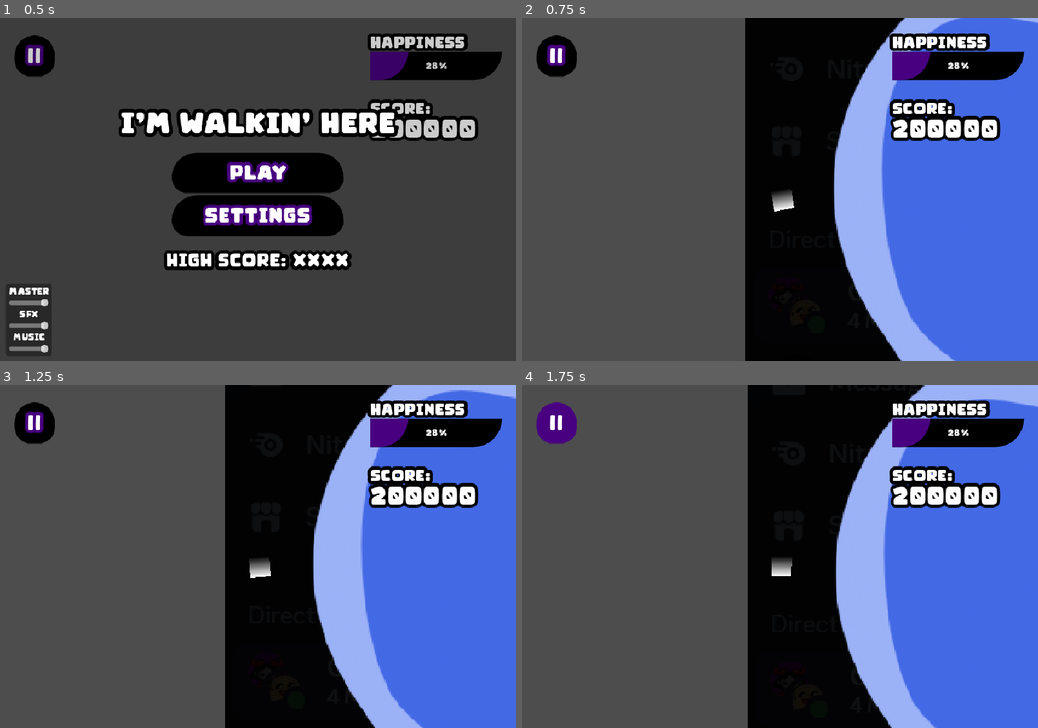
Above: before the commit, frames 1-4 (two rows, left to right).
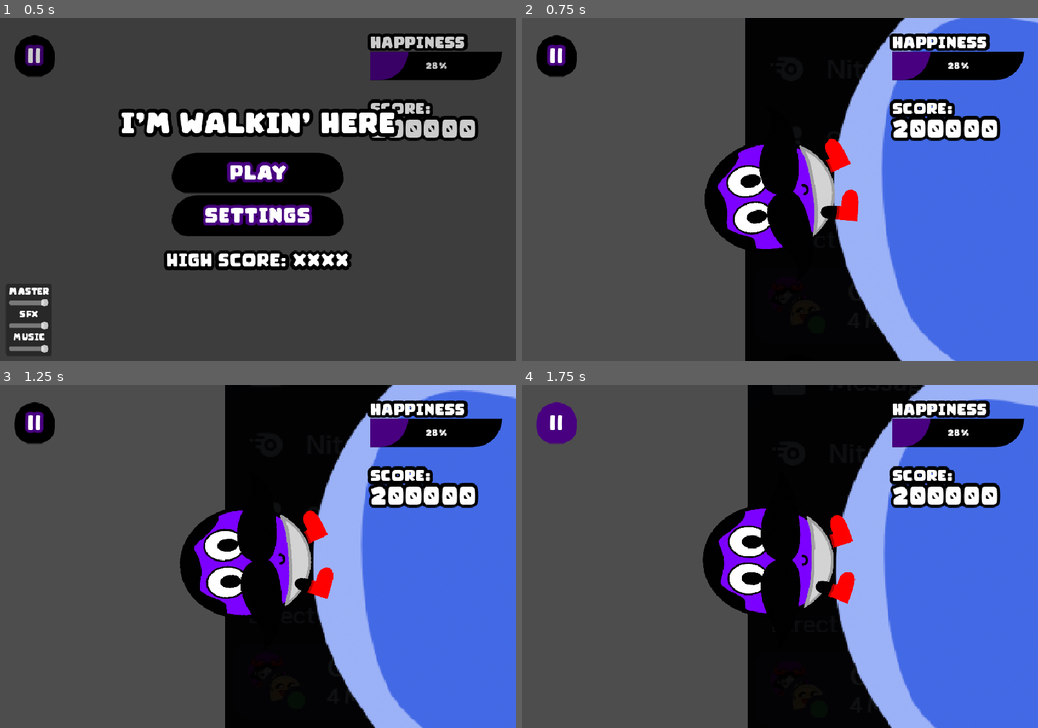
Above: after the commit, the same moments.

Repository: HyperGameDev/im-walking-here
Game: Godot game, scene res://scenes/main_scene.tscn
The game is run twice, just before and just after one commit, with the same random seed, the same clock (stepped at 60 frames per second) and the same inputs.
Inputs:
- Up to frame 1 (0.5 s): no input
- Up to frame 2 (0.75 s): click "PLAY" at 0.5 s
- Up to frame 3 (1.25 s): no input
- Up to frame 4 (1.75 s): click "||" at 1.25 s

Frame 1 is identical in both runs. In frame 2, 4.7% of the frame differs, in the area x 35-66%, y 35-68%; in frame 3, 4.8%, in the area x 34-65%, y 36-68%; in frame 4, 4.8%.

Commit message:
menu state correctly calls to game functions

Diff:
--- /dev/null
+++ b/assets/animated_sprite_sheets/bird.tscn
@@ -0,0 +1,118 @@
+[gd_scene load_steps=28 format=3 uid="uid://by7am8a6v1s1x"]
+
+[ext_resource type="Texture2D" uid="uid://0cew44xxxa1c" path="res://assets/2dart/bird/laughing_bird0001.png" id="1_jydl4"]
+[ext_resource type="Texture2D" uid="uid://dy2kjgvdhcb8k" path="res://assets/2dart/bird/laughing_bird0004.png" id="2_udaa1"]
+[ext_resource type="Texture2D" uid="uid://bhph3bbndgovj" path="res://assets/2dart/bird/laughing_bird0007.png" id="3_fn5fa"]
+[ext_resource type="Texture2D" uid="uid://drhwcydwnt0kf" path="res://assets/2dart/bird/laughing_bird0010.png" id="4_gucf0"]
+[ext_resource type="Texture2D" uid="uid://xi2dixc2e5uv" path="res://assets/2dart/bird/laughing_bird0013.png" id="5_26rp1"]
+[ext_resource type="Texture2D" uid="uid://bj3g26ewjutta" path="res://assets/2dart/bird/laughing_bird0016.png" id="6_2rdl3"]
+[ext_resource type="Texture2D" uid="uid://dm0ubi5sl4qbx" path="res://assets/2dart/bird/laughing_bird0019.png" id="7_y38ai"]
+[ext_resource type="Texture2D" uid="uid://qivi8r34iifg" path="res://assets/2dart/bird/laughing_bird0022.png" id="8_vqsib"]
+[ext_resource type="Texture2D" uid="uid://dlku8cws1dped" path="res://assets/2dart/bird/laughing_bird0025.png" id="9_alndj"]
+[ext_resource type="Texture2D" uid="uid://c4axjrnn2rind" path="res://assets/2dart/bird/laughing_bird0028.png" id="10_cpsux"]
+[ext_resource type="Texture2D" uid="uid://dm8txfa1rwc66" path="res://assets/2dart/bird/laughing_bird0031.png" id="11_7n7a2"]
+[ext_resource type="Texture2D" uid="uid://dr4wwd65qk28w" path="res://assets/2dart/bird/laughing_bird0034.png" id="12_yr8k7"]
+[ext_resource type="Texture2D" uid="uid://skpctvnnyg2t" path="res://assets/2dart/bird/laughing_bird0037.png" id="13_k171x"]
+
+[sub_resource type="AtlasTexture" id="AtlasTexture_iao0y"]
+atlas = ExtResource("1_jydl4")
+region = Rect2(0, 0, 436, 486)
+
+[sub_resource type="AtlasTexture" id="AtlasTexture_rr8su"]
+atlas = ExtResource("2_udaa1")
+region = Rect2(0, 0, 436, 486)
+
+[sub_resource type="AtlasTexture" id="AtlasTexture_31c2x"]
+atlas = ExtResource("3_fn5fa")
+region = Rect2(0, 0, 436, 486)
+
+[sub_resource type="AtlasTexture" id="AtlasTexture_tahpr"]
+atlas = ExtResource("4_gucf0")
+region = Rect2(0, 0, 436, 486)
+
+[sub_resource type="AtlasTexture" id="AtlasTexture_45hu6"]
+atlas = ExtResource("5_26rp1")
+region = Rect2(0, 0, 436, 486)
+
+[sub_resource type="AtlasTexture" id="AtlasTexture_iu0ly"]
+atlas = ExtResource("6_2rdl3")
+region = Rect2(0, 0, 436, 486)
+
+[sub_resource type="AtlasTexture" id="AtlasTexture_v82qn"]
+atlas = ExtResource("7_y38ai")
+region = Rect2(0, 0, 436, 486)
+
+[sub_resource type="AtlasTexture" id="AtlasTexture_i4qey"]
+atlas = ExtResource("8_vqsib")
+region = Rect2(0, 0, 436, 486)
+
+[sub_resource type="AtlasTexture" id="AtlasTexture_tvlaj"]
+atlas = ExtResource("9_alndj")
+region = Rect2(0, 0, 436, 486)
+
+[sub_resource type="AtlasTexture" id="AtlasTexture_4prj6"]
+atlas = ExtResource("10_cpsux")
+region = Rect2(0, 0, 436, 486)
+
+[sub_resource type="AtlasTexture" id="AtlasTexture_qxq6i"]
+atlas = ExtResource("11_7n7a2")
+region = Rect2(0, 0, 436, 486)
+
+[sub_resource type="AtlasTexture" id="AtlasTexture_ox3g6"]
+atlas = ExtResource("12_yr8k7")
+region = Rect2(0, 0, 436, 486)
+
+[sub_resource type="AtlasTexture" id="AtlasTexture_7k6va"]
+atlas = ExtResource("13_k171x")
+region = Rect2(0, 0, 436, 486)
+
+[sub_resource type="SpriteFrames" id="SpriteFrames_ydy1l"]
+animations = [{
+"frames": [{
+"duration": 1.0,
+"texture": SubResource("AtlasTexture_iao0y")
+}, {
+"duration": 1.0,
+"texture": SubResource("AtlasTexture_rr8su")
+}, {
+"duration": 1.0,
+"texture": SubResource("AtlasTexture_31c2x")
+}, {
+"duration": 1.0,
+"texture": SubResource("AtlasTexture_tahpr")
+}, {
+"duration": 1.0,
+"texture": SubResource("AtlasTexture_45hu6")
+}, {
+"duration": 1.0,
+"texture": SubResource("AtlasTexture_iu0ly")
+}, {
+"duration": 1.0,
+"texture": SubResource("AtlasTexture_v82qn")
+}, {
+"duration": 1.0,
+"texture": SubResource("AtlasTexture_i4qey")
+}, {
+"duration": 1.0,
+"texture": SubResource("AtlasTexture_tvlaj")
+}, {
+"duration": 1.0,
+"texture": SubResource("AtlasTexture_4prj6")
+}, {
+"duration": 1.0,
+"texture": SubResource("AtlasTexture_qxq6i")
+}, {
+"duration": 1.0,
+"texture": SubResource("AtlasTexture_ox3g6")
+}, {
+"duration": 1.0,
+"texture": SubResource("AtlasTexture_7k6va")
+}],
+"loop": true,
+"name": &"default",
+"speed": 15.0
+}]
+
+[node name="Bird" type="AnimatedSprite2D"]
+sprite_frames = SubResource("SpriteFrames_ydy1l")
+frame_progress = 0.774263
--- /dev/null
+++ b/assets/animated_sprite_sheets/lake.tscn
@@ -0,0 +1,106 @@
+[gd_scene load_steps=25 format=3 uid="uid://cmkmqncwn84vr"]
+
+[ext_resource type="Texture2D" uid="uid://bovxjxfyxdl2d" path="res://assets/2dart/Environment/lake/lake0001.png" id="1_a1rmm"]
+[ext_resource type="Texture2D" uid="uid://c0hjh4rooe30r" path="res://assets/2dart/Environment/lake/lake0004.png" id="2_id6mw"]
+[ext_resource type="Texture2D" uid="uid://bpr8v1hkfclgn" path="res://assets/2dart/Environment/lake/lake0007.png" id="3_qtvga"]
+[ext_resource type="Texture2D" uid="uid://453yvwotcf7t" path="res://assets/2dart/Environment/lake/lake0010.png" id="4_wqgao"]
+[ext_resource type="Texture2D" uid="uid://brs0vewec05hj" path="res://assets/2dart/Environment/lake/lake0013.png" id="5_s3j8j"]
+[ext_resource type="Texture2D" uid="uid://cxjpc7ei13owx" path="res://assets/2dart/Environment/lake/lake0016.png" id="6_q2hjq"]
+[ext_resource type="Texture2D" uid="uid://bia4fejqctiya" path="res://assets/2dart/Environment/lake/lake0019.png" id="7_mo4jb"]
+[ext_resource type="Texture2D" uid="uid://cyaxtrgxrtqr" path="res://assets/2dart/Environment/lake/lake0022.png" id="8_15jmy"]
+[ext_resource type="Texture2D" uid="uid://ct80vum18md4w" path="res://assets/2dart/Environment/lake/lake0025.png" id="9_ufk5a"]
+[ext_resource type="Texture2D" uid="uid://dgbkmbwpk5a63" path="res://assets/2dart/Environment/lake/lake0028.png" id="10_t6so3"]
+[ext_resource type="Texture2D" uid="uid://7pgixlilkoqm" path="res://assets/2dart/Environment/lake/lake0031.png" id="11_arv58"]
+[ext_resource type="Texture2D" uid="uid://dkty4nmxqpwcn" path="res://assets/2dart/Environment/lake/lake0034.png" id="12_42kbd"]
+[ext_resource type="Texture2D" uid="uid://d22nctbh7g5yn" path="res://assets/2dart/Environment/lake/lake0037.png" id="13_oms5y"]
+[ext_resource type="Texture2D" uid="uid://2ube7tdq3nb" path="res://assets/2dart/Environment/lake/lake0040.png" id="14_vnsbn"]
+[ext_resource type="Texture2D" uid="uid://bcjom4chojwes" path="res://assets/2dart/Environment/lake/lake0043.png" id="15_6h827"]
+[ext_resource type="Texture2D" uid="uid://c4prgdo6wahqx" path="res://assets/2dart/Environment/lake/lake0046.png" id="16_bym8i"]
+[ext_resource type="Texture2D" uid="uid://bdvinggutaiks" path="res://assets/2dart/Environment/lake/lake0049.png" id="17_b8dpw"]
+[ext_resource type="Texture2D" uid="uid://nghtc0jmtxik" path="res://assets/2dart/Environment/lake/lake0052.png" id="18_tgggh"]
+[ext_resource type="Texture2D" uid="uid://cek443gv2ncaq" path="res://assets/2dart/Environment/lake/lake0055.png" id="19_q2fty"]
+[ext_resource type="Texture2D" uid="uid://dyym3004joexw" path="res://assets/2dart/Environment/lake/lake0058.png" id="20_7n8gn"]
+[ext_resource type="Texture2D" uid="uid://btej0yhl5we07" path="res://assets/2dart/Environment/lake/lake0061.png" id="21_ar200"]
+[ext_resource type="Texture2D" uid="uid://ygbgskp10fdg" path="res://assets/2dart/Environment/lake/lake0064.png" id="22_cimk0"]
+[ext_resource type="Texture2D" uid="uid://c737vt7t34i85" path="res://assets/2dart/Environment/lake/lake0067.png" id="23_sf05e"]
+
+[sub_resource type="SpriteFrames" id="SpriteFrames_5n107"]
+animations = [{
+"frames": [{
+"duration": 1.0,
+"texture": ExtResource("1_a1rmm")
+}, {
+"duration": 1.0,
+"texture": ExtResource("2_id6mw")
+}, {
+"duration": 1.0,
+"texture": ExtResource("3_qtvga")
+}, {
+"duration": 1.0,
+"texture": ExtResource("4_wqgao")
+}, {
+"duration": 1.0,
+"texture": ExtResource("5_s3j8j")
+}, {
+"duration": 1.0,
+"texture": ExtResource("6_q2hjq")
+}, {
+"duration": 1.0,
+"texture": ExtResource("7_mo4jb")
+}, {
+"duration": 1.0,
+"texture": ExtResource("8_15jmy")
+}, {
+"duration": 1.0,
+"texture": ExtResource("9_ufk5a")
+}, {
+"duration": 1.0,
+"texture": ExtResource("10_t6so3")
+}, {
+"duration": 1.0,
+"texture": ExtResource("11_arv58")
+}, {
+"duration": 1.0,
+"texture": ExtResource("12_42kbd")
+}, {
+"duration": 1.0,
+"texture": ExtResource("13_oms5y")
+}, {
+"duration": 1.0,
+"texture": ExtResource("14_vnsbn")
+}, {
+"duration": 1.0,
+"texture": ExtResource("15_6h827")
+}, {
+"duration": 1.0,
+"texture": ExtResource("16_bym8i")
+}, {
+"duration": 1.0,
+"texture": ExtResource("17_b8dpw")
+}, {
+"duration": 1.0,
+"texture": ExtResource("18_tgggh")
+}, {
+"duration": 1.0,
+"texture": ExtResource("19_q2fty")
+}, {
+"duration": 1.0,
+"texture": ExtResource("20_7n8gn")
+}, {
+"duration": 1.0,
+"texture": ExtResource("21_ar200")
+}, {
+"duration": 1.0,
+"texture": ExtResource("22_cimk0")
+}, {
+"duration": 1.0,
+"texture": ExtResource("23_sf05e")
+}],
+"loop": true,
+"name": &"default",
+"speed": 4.0
+}]
+
+[node name="Lake" type="AnimatedSprite2D"]
+sprite_frames = SubResource("SpriteFrames_5n107")
+frame_progress = 0.965437
--- /dev/null
+++ b/assets/animated_sprite_sheets/player_sprites.tscn
@@ -0,0 +1,182 @@
+[gd_scene load_steps=43 format=3 uid="uid://xjp3chnbhys2"]
+
+[ext_resource type="Texture2D" uid="uid://b510awqf8is1e" path="res://assets/2dart/player/idle/player_idle0001.png" id="1_sce1x"]
+[ext_resource type="Texture2D" uid="uid://cu0n6a6jqtktj" path="res://assets/2dart/player/idle/player_idle0004.png" id="2_m2s7j"]
+[ext_resource type="Texture2D" uid="uid://b13qbtb3r1jpi" path="res://assets/2dart/player/idle/player_idle0007.png" id="3_c5y8q"]
+[ext_resource type="Texture2D" uid="uid://dwbamyd47jnwr" path="res://assets/2dart/player/idle/player_idle0010.png" id="4_08mae"]
+[ext_resource type="Texture2D" uid="uid://drybqtlac0p5d" path="res://assets/2dart/player/idle/player_idle0013.png" id="5_rclvb"]
+[ext_resource type="Texture2D" uid="uid://dwy6ajlntymrk" path="res://assets/2dart/player/idle/player_idle0016.png" id="6_dsq52"]
+[ext_resource type="Texture2D" uid="uid://dsor5vytnoe61" path="res://assets/2dart/player/idle/player_idle0019.png" id="7_qgopg"]
+[ext_resource type="Texture2D" uid="uid://bnc5smmc4qo55" path="res://assets/2dart/player/idle/player_idle0022.png" id="8_d1tdv"]
+[ext_resource type="Texture2D" uid="uid://bl8v8tcrxvabe" path="res://assets/2dart/player/idle/player_idle0025.png" id="9_t40k0"]
+[ext_resource type="Texture2D" uid="uid://bbioro8nbu7sg" path="res://assets/2dart/player/idle/player_idle0028.png" id="10_td0x5"]
+[ext_resource type="Texture2D" uid="uid://bgrwoma2y5e0l" path="res://assets/2dart/player/idle/player_idle0031.png" id="11_loavp"]
+[ext_resource type="Texture2D" uid="uid://cpyoem68sdgi0" path="res://assets/2dart/player/idle/player_idle0034.png" id="12_bn2ek"]
+[ext_resource type="Texture2D" uid="uid://d0qygwdyg4cbs" path="res://assets/2dart/player/idle/player_idle0037.png" id="13_ypypv"]
+[ext_resource type="Texture2D" uid="uid://diu50o7xwh8d5" path="res://assets/2dart/player/idle/player_idle0040.png" id="14_4ssm0"]
+[ext_resource type="Texture2D" uid="uid://dcr56ukwrdavl" path="res://assets/2dart/player/idle/player_idle0043.png" id="15_221n3"]
+[ext_resource type="Texture2D" uid="uid://bqvqgp07u4h5b" path="res://assets/2dart/player/idle/player_idle0046.png" id="16_a0q4f"]
+[ext_resource type="Texture2D" uid="uid://chapgxwnyorce" path="res://assets/2dart/player/idle/player_idle0049.png" id="17_dyr0p"]
+[ext_resource type="Texture2D" uid="uid://dvnonv21gjjcj" path="res://assets/2dart/player/idle/player_idle0052.png" id="18_wygk8"]
+[ext_resource type="Texture2D" uid="uid://ce2xuw28hk2kr" path="res://assets/2dart/player/idle/player_idle0055.png" id="19_mhmms"]
+[ext_resource type="Texture2D" uid="uid://dw8ji03kra01a" path="res://assets/2dart/player/idle/player_idle0058.png" id="20_o7kdo"]
+[ext_resource type="Texture2D" uid="uid://8tlf7vh3j8iy" path="res://assets/2dart/player/walking/player_walking0001.png" id="21_5i2qe"]
+[ext_resource type="Texture2D" uid="uid://bn7sk7e5ouhrt" path="res://assets/2dart/player/walking/player_walking0004.png" id="22_w11nr"]
+[ext_resource type="Texture2D" uid="uid://dsu7mt8ftdqmn" path="res://assets/2dart/player/walking/player_walking0007.png" id="23_w0s7c"]
+[ext_resource type="Texture2D" uid="uid://bo64nm6bp5n6g" path="res://assets/2dart/player/walking/player_walking0010.png" id="24_hpocn"]
+[ext_resource type="Texture2D" uid="uid://byexg4htablbj" path="res://assets/2dart/player/walking/player_walking0013.png" id="25_ab4e6"]
+[ext_resource type="Texture2D" uid="uid://deoty46tgmb1e" path="res://assets/2dart/player/walking/player_walking0016.png" id="26_ksklw"]
+[ext_resource type="Texture2D" uid="uid://cbkx2mnbin525" path="res://assets/2dart/player/walking/player_walking0019.png" id="27_skfom"]
+[ext_resource type="Texture2D" uid="uid://r7sakec5h17q" path="res://assets/2dart/player/walking/player_walking0022.png" id="28_s3s1d"]
+[ext_resource type="Texture2D" uid="uid://crl88c13pueby" path="res://assets/2dart/player/walking/player_walking0025.png" id="29_lnbvu"]
+[ext_resource type="Texture2D" uid="uid://c5p2l2yd7seka" path="res://assets/2dart/player/walking/player_walking0028.png" id="30_gkp5o"]
+[ext_resource type="Texture2D" uid="uid://bcphobxg7w4ly" path="res://assets/2dart/player/walking/player_walking0031.png" id="31_yks1g"]
+[ext_resource type="Texture2D" uid="uid://bvfnbokwnv5ye" path="res://assets/2dart/player/walking/player_walking0034.png" id="32_yi587"]
+[ext_resource type="Texture2D" uid="uid://d1l8am0sgbw1l" path="res://assets/2dart/player/walking/player_walking0037.png" id="33_7e5ne"]
+[ext_resource type="Texture2D" uid="uid://cw3purv0m1oyw" path="res://assets/2dart/player/walking/player_walking0040.png" id="34_pu3tl"]
+[ext_resource type="Texture2D" uid="uid://bw41relvq5m3o" path="res://assets/2dart/player/walking/player_walking0043.png" id="35_8724e"]
+[ext_resource type="Texture2D" uid="uid://bcv0w033iq2g6" path="res://assets/2dart/player/walking/player_walking0046.png" id="36_tioux"]
+[ext_resource type="Texture2D" uid="uid://pyytf28lpnmb" path="res://assets/2dart/player/walking/player_walking0049.png" id="37_yodfi"]
+[ext_resource type="Texture2D" uid="uid://c3t4v2bi65pgn" path="res://assets/2dart/player/walking/player_walking0052.png" id="38_xfwxg"]
+[ext_resource type="Texture2D" uid="uid://dg3ph4xr63sh3" path="res://assets/2dart/player/walking/player_walking0055.png" id="39_hm0lj"]
+[ext_resource type="Texture2D" uid="uid://dygio250n7gqe" path="res://assets/2dart/player/walking/player_walking0058.png" id="40_dppyx"]
+[ext_resource type="Script" uid="uid://bs7n0vwux80l7" path="res://scripts/player_sprites.gd" id="41_m2s7j"]
+
+[sub_resource type="SpriteFrames" id="SpriteFrames_784si"]
+animations = [{
+"frames": [{
+"duration": 1.0,
+"texture": ExtResource("1_sce1x")
+}, {
+"duration": 1.0,
+"texture": ExtResource("2_m2s7j")
+}, {
+"duration": 1.0,
+"texture": ExtResource("3_c5y8q")
+}, {
+"duration": 1.0,
+"texture": ExtResource("4_08mae")
+}, {
+"duration": 1.0,
+"texture": ExtResource("5_rclvb")
+}, {
+"duration": 1.0,
+"texture": ExtResource("6_dsq52")
+}, {
+"duration": 1.0,
+"texture": ExtResource("7_qgopg")
+}, {
+"duration": 1.0,
+"texture": ExtResource("8_d1tdv")
+}, {
+"duration": 1.0,
+"texture": ExtResource("9_t40k0")
+}, {
+"duration": 1.0,
+"texture": ExtResource("10_td0x5")
+}, {
+"duration": 1.0,
+"texture": ExtResource("11_loavp")
+}, {
+"duration": 1.0,
+"texture": ExtResource("12_bn2ek")
+}, {
+"duration": 1.0,
+"texture": ExtResource("13_ypypv")
+}, {
+"duration": 1.0,
+"texture": ExtResource("14_4ssm0")
+}, {
+"duration": 1.0,
+"texture": ExtResource("15_221n3")
+}, {
+"duration": 1.0,
+"texture": ExtResource("16_a0q4f")
+}, {
+"duration": 1.0,
+"texture": ExtResource("17_dyr0p")
+}, {
+"duration": 1.0,
+"texture": ExtResource("18_wygk8")
+}, {
+"duration": 1.0,
+"texture": ExtResource("19_mhmms")
+}, {
+"duration": 1.0,
+"texture": ExtResource("20_o7kdo")
+}],
+"loop": true,
+"name": &"idle",
+"speed": 15.0
+}, {
+"frames": [{
+"duration": 1.0,
+"texture": ExtResource("21_5i2qe")
+}, {
+"duration": 1.0,
+"texture": ExtResource("22_w11nr")
+}, {
+"duration": 1.0,
+"texture": ExtResource("23_w0s7c")
+}, {
+"duration": 1.0,
+"texture": ExtResource("24_hpocn")
+}, {
+"duration": 1.0,
+"texture": ExtResource("25_ab4e6")
+}, {
+"duration": 1.0,
+"texture": ExtResource("26_ksklw")
+}, {
+"duration": 1.0,
+"texture": ExtResource("27_skfom")
+}, {
+"duration": 1.0,
+"texture": ExtResource("28_s3s1d")
+}, {
+"duration": 1.0,
+"texture": ExtResource("29_lnbvu")
+}, {
+"duration": 1.0,
+"texture": ExtResource("30_gkp5o")
+}, {
+"duration": 1.0,
+"texture": ExtResource("31_yks1g")
+}, {
+"duration": 1.0,
+"texture": ExtResource("32_yi587")
+}, {
+"duration": 1.0,
+"texture": ExtResource("33_7e5ne")
+}, {
+"duration": 1.0,
+"texture": ExtResource("34_pu3tl")
+}, {
+"duration": 1.0,
+"texture": ExtResource("35_8724e")
+}, {
+"duration": 1.0,
+"texture": ExtResource("36_tioux")
+}, {
+"duration": 1.0,
+"texture": ExtResource("37_yodfi")
+}, {
+"duration": 1.0,
+"texture": ExtResource("38_xfwxg")
+}, {
+"duration": 1.0,
+"texture": ExtResource("39_hm0lj")
+}, {
+"duration": 1.0,
+"texture": ExtResource("40_dppyx")
+}],
+"loop": true,
+"name": &"walk",
+"speed": 15.0
+}]
+
+[node name="Player" type="AnimatedSprite2D"]
+sprite_frames = SubResource("SpriteFrames_784si")
+animation = &"idle"
+autoplay = "idle"
+script = ExtResource("41_m2s7j")
--- a/scenes/audio_manager.tscn
+++ b/scenes/audio_manager.tscn
@@ -1,8 +1,9 @@
-[gd_scene load_steps=23 format=3 uid="uid://b7kdwxajdc2yh"]
+[gd_scene load_steps=24 format=3 uid="uid://b7kdwxajdc2yh"]
 
 [ext_resource type="Script" uid="uid://biuqqh2pcyoeh" path="res://scripts/audio_manager.gd" id="1_8qd8g"]
 [ext_resource type="AudioStream" uid="uid://1oaxjd77f2e3" path="res://sound/01-DinosaurOne.wav" id="2_2y2jw"]
 [ext_resource type="AudioStream" uid="uid://cff217jcc73yp" path="res://sound/birb.mp3" id="2_2y5yn"]
+[ext_resource type="AudioStream" uid="uid://bxbvldoauxbd4" path="res://sound/birbsmall.mp3" id="2_f6jxr"]
 [ext_resource type="AudioStream" uid="uid://b6kns43gfcoic" path="res://sound/02-DinosaurTwo.wav" id="3_2y5yn"]
 [ext_resource type="AudioStream" uid="uid://df01ik823kxcw" path="res://sound/03-DinosaurThree.wav" id="4_oucy0"]
 [ext_resource type="AudioStream" uid="uid://ugn7w8xwrgld" path="res://sound/04-DinosaurFour.wav" id="5_cuol6"]
@@ -29,6 +30,7 @@
 [node name="menu" type="Node" parent="."]
 
 [node name="menu_song" type="AudioStreamPlayer" parent="menu"]
+stream = ExtResource("2_f6jxr")
 bus = &"Music"
 
 [node name="game" type="Node" parent="."]
--- a/scenes/player.tscn
+++ b/scenes/player.tscn
@@ -1,19 +1,12 @@
 [gd_scene load_steps=3 format=3 uid="uid://cbmdcsvb41xin"]
 
-[sub_resource type="Gradient" id="Gradient_u8vuu"]
-
-[sub_resource type="GradientTexture2D" id="GradientTexture2D_3vyb7"]
-gradient = SubResource("Gradient_u8vuu")
-fill_to = Vector2(0, 1)
+[ext_resource type="PackedScene" uid="uid://xjp3chnbhys2" path="res://assets/animated_sprite_sheets/player_sprites.tscn" id="1_3vyb7"]
+[ext_resource type="Script" uid="uid://cb3qxu0niish" path="res://scripts/player.gd" id="1_g2els"]
 
 [node name="Player" type="PathFollow2D"]
+script = ExtResource("1_g2els")
 
 [node name="Camera2D" type="Camera2D" parent="."]
 zoom = Vector2(0.55, 0.55)
 
-[node name="TextureRect" type="TextureRect" parent="."]
-offset_top = -30.0
-offset_right = 64.0
-offset_bottom = 34.0
-rotation = 1.57079
-texture = SubResource("GradientTexture2D_3vyb7")
+[node name="Player_Sprites" parent="." instance=ExtResource("1_3vyb7")]
--- a/scripts/main_menu.gd
+++ b/scripts/main_menu.gd
@@ -39,15 +39,24 @@
 		menu_states.GAMEPLAY:
 			gameplay.visible = true
 			visible = false
+			if Player.ref != null:
+				Player.ref.walk_state()
+			#AudioManager.play_game()
 		menu_states.MAIN_MENU:
 			gameplay.visible = false
 			label_header.text = "I'M WALKIN' HERE"
 			visible = true
+			#AudioManager.play_menu()
 		menu_states.GAME_OVER:
 			visible = true
 			label_header.text = "WALK OVER"
+			GameManager.finish_round()
+			if Player.ref != null:
+				Player.ref.idle_state()
 		menu_states.PAUSE:
 			visible = true
 			label_header.text = "PAUSED"
+			if Player.ref != null:
+				Player.ref.stop_state()
 
 	get_tree().paused = state == menu_states.PAUSE
--- /dev/null
+++ b/scripts/player.gd
@@ -0,0 +1,19 @@
+extends PathFollow2D
+class_name Player
+
+static var ref : Player
+
+func _init() -> void:
+	ref = self
+
+@onready var player_sprites: AnimatedSprite2D = $Player_Sprites
+
+func stop_state() -> void:
+	player_sprites.stop_play()
+
+func idle_state() -> void:
+	player_sprites.play_idle()
+
+
+func walk_state() -> void:
+	player_sprites.play_walk()
--- /dev/null
+++ b/scripts/player_sprites.gd
@@ -0,0 +1,10 @@
+extends AnimatedSprite2D
+
+func stop_play() -> void:
+	stop()
+
+func play_idle() -> void:
+	play("idle")
+
+func play_walk() -> void:
+	play("walk")
Not shown, added: scripts/player.gd.uid
Not shown, added: scripts/player_sprites.gd.uid
